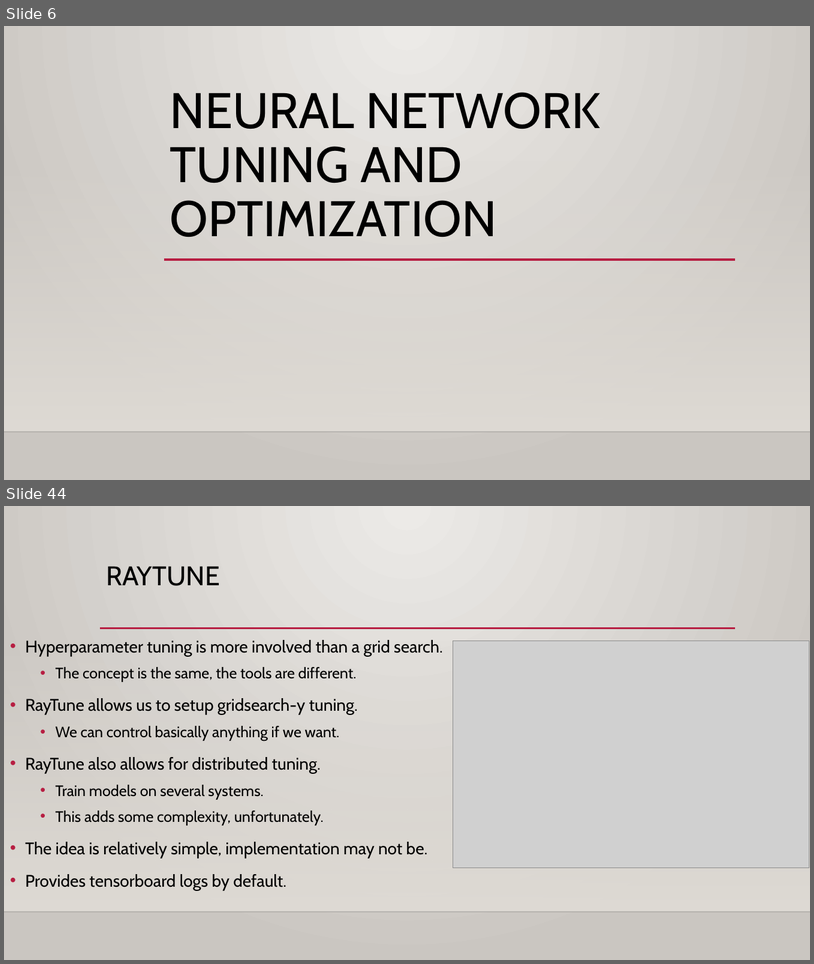
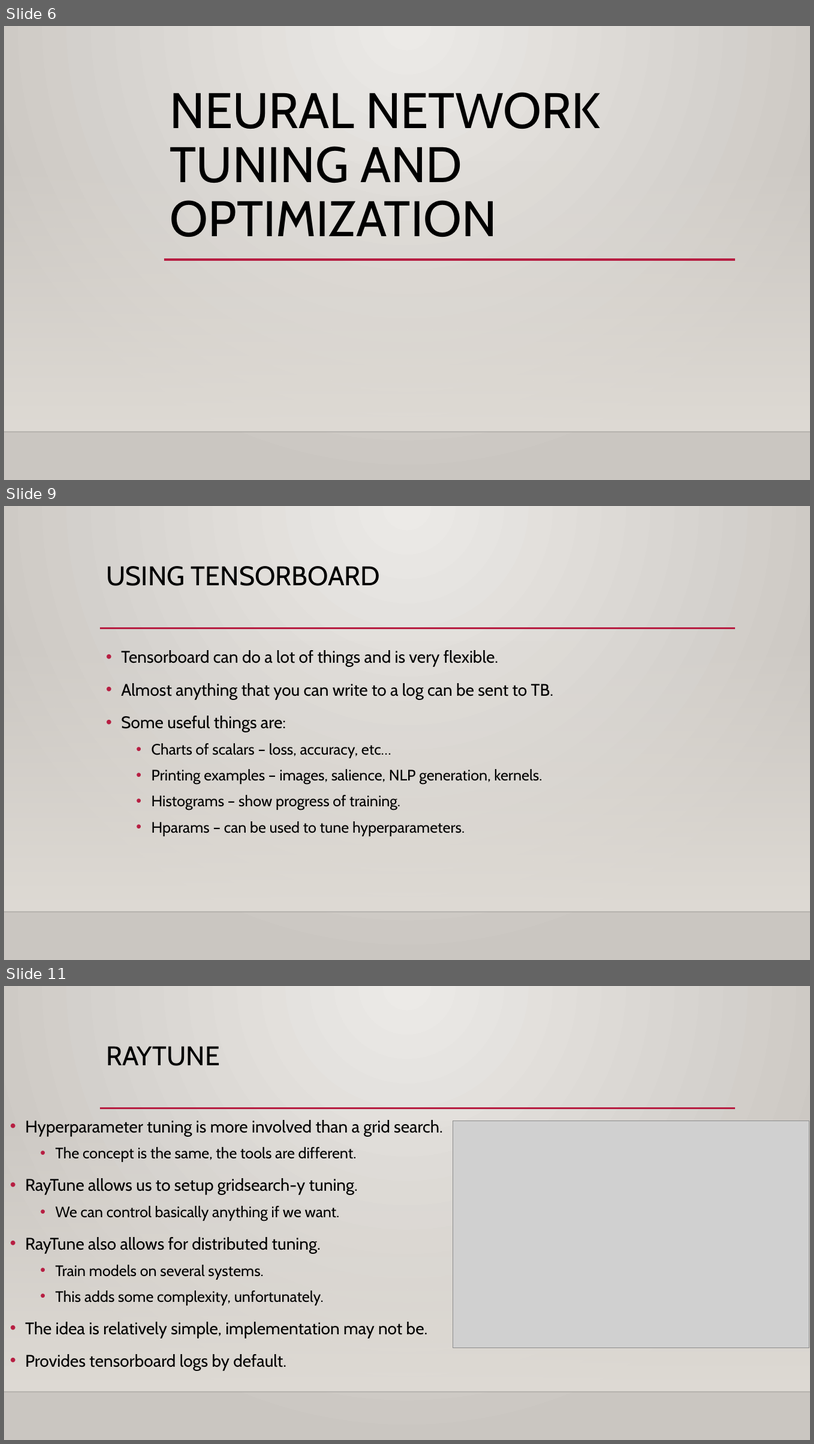
Before and after one commit to AkeemSemperDataScience/Intro_to_Machine_Learning_Students, a slide deck: reference_content/Slides/pytorch_optimization.pptx. Shown one above the other, each under a label of ours: slides 6 and 44 before the commit, slides 6, 9 and 11 after it; the slides between them are not shown. The pictures are 814x964 and 814x1444 pixels, drawn with LibreOffice and Linux fonts; fonts in the diff are those of the drawing; grey boxes stand for pictures; background and template pictures are left out. Boxes give left, top, right and bottom in pixels: in the first picture for what was removed or moved away, otherwise in the second. Text is boxed around its words. In the diff, an @@ line names an element or a change of style, - is before the commit and + after.

```diff
--- a/reference_content/Slides/pytorch_optimization.pptx
+++ b/reference_content/Slides/pytorch_optimization.pptx
@@ slide 9 added at (x1=4, y1=506, x2=810, y2=960), background gradient #ECEAE7 to #CAC7C1; not listed: 3 template elements that a slide beside it also shows @@
@@ title added at (x1=106, y1=566, x2=381, y2=586), 32 pt, text #000000 @@
+USING TENSORBOARD
@@ text added at (x1=121, y1=650, x2=554, y2=836), 18 pt, text #000000 @@
+• Tensorboard can do a lot of things and is very flexible.
+• Almost anything that you can write to a log can be sent to TB.
+• Some useful things are:
+  • Charts of scalars – loss, accuracy, etc…
+  • Printing examples – images, salience, NLP generation, kernels.
+  • Histograms – show progress of training.
+  • Hparams – can be used to tune hyperparameters.
@@ what was slide 44 is now slide 11 @@
```
Also in this commit, not shown: 2 slides changed, 4 other slides added, 1 slide removed, 1 other file.
